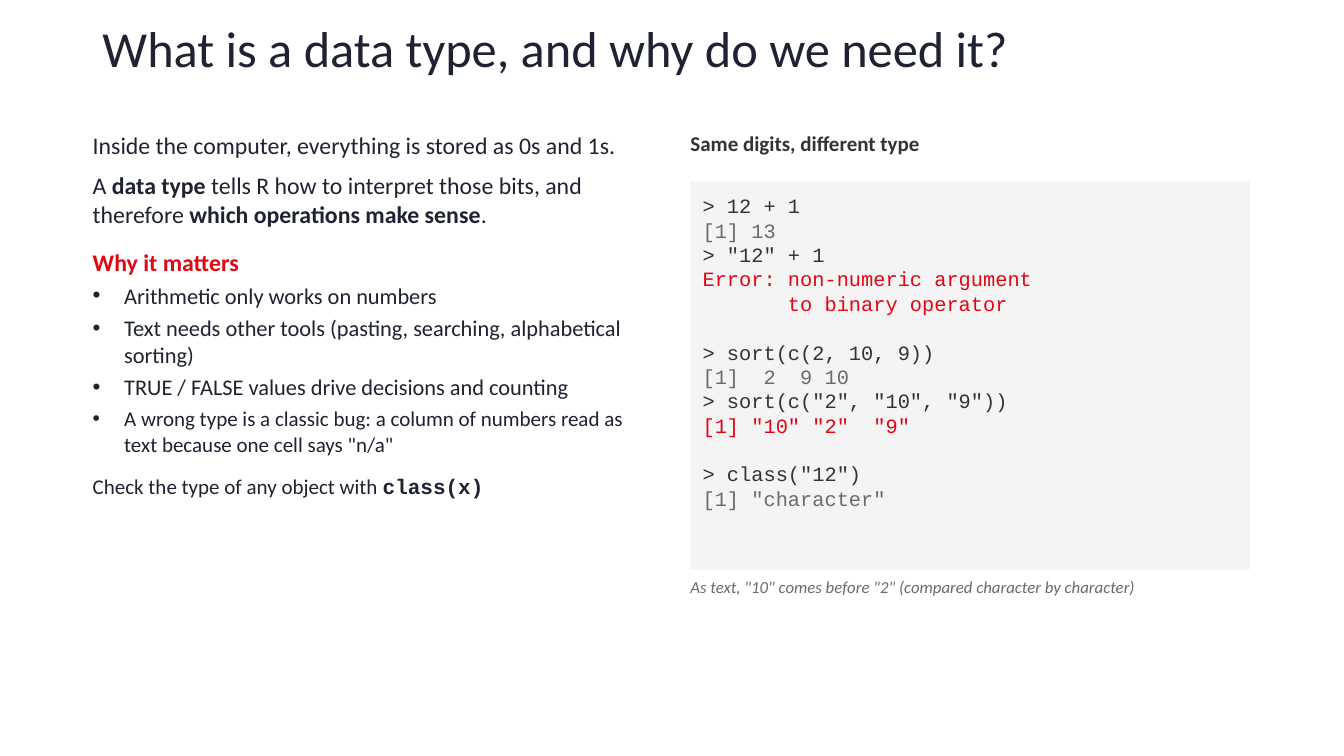
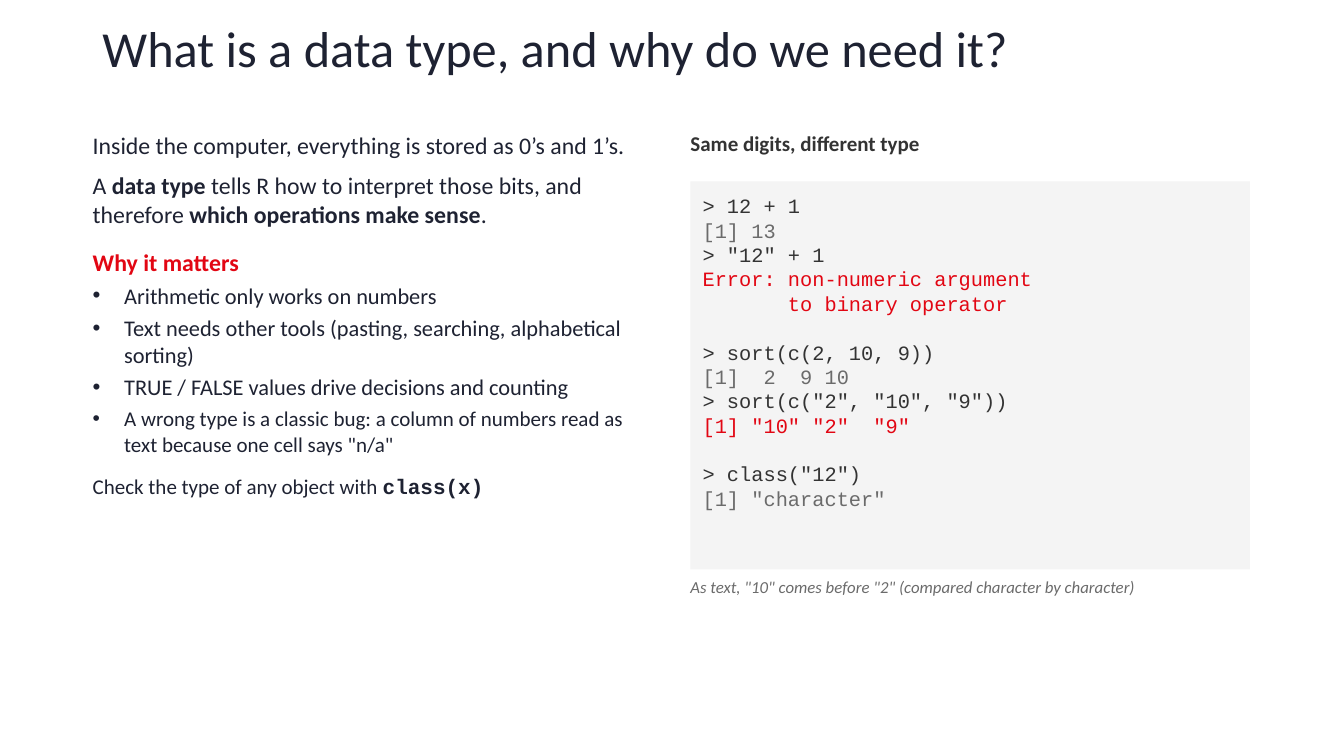
Before and after one commit to sib-swiss/first-steps-with-R-training, a slide deck: slide 48 of assets/pptx/First-steps-with-R_day1.pptx (slide 45 before the commit). Drawn at 1344x756 pixels with LibreOffice and Linux fonts; fonts in the diff are those of the drawing; background and template pictures are left out. Boxes give left, top, right and bottom in pixels: in the first picture for what was removed or moved away, otherwise in the second. Text is boxed around its words. In the diff, an @@ line names an element or a change of style, - is before the commit and + after.

```diff
--- a/assets/pptx/First-steps-with-R_day1.pptx
+++ b/assets/pptx/First-steps-with-R_day1.pptx
@@ text at (93,137,624,158): text changed @@
-Inside the computer, everything is stored as 0s and 1s.
+Inside the computer, everything is stored as 0’s and 1’s.
```
Also in this commit, not shown: 10 other slides changed, 3 slides added, 1 other file.
